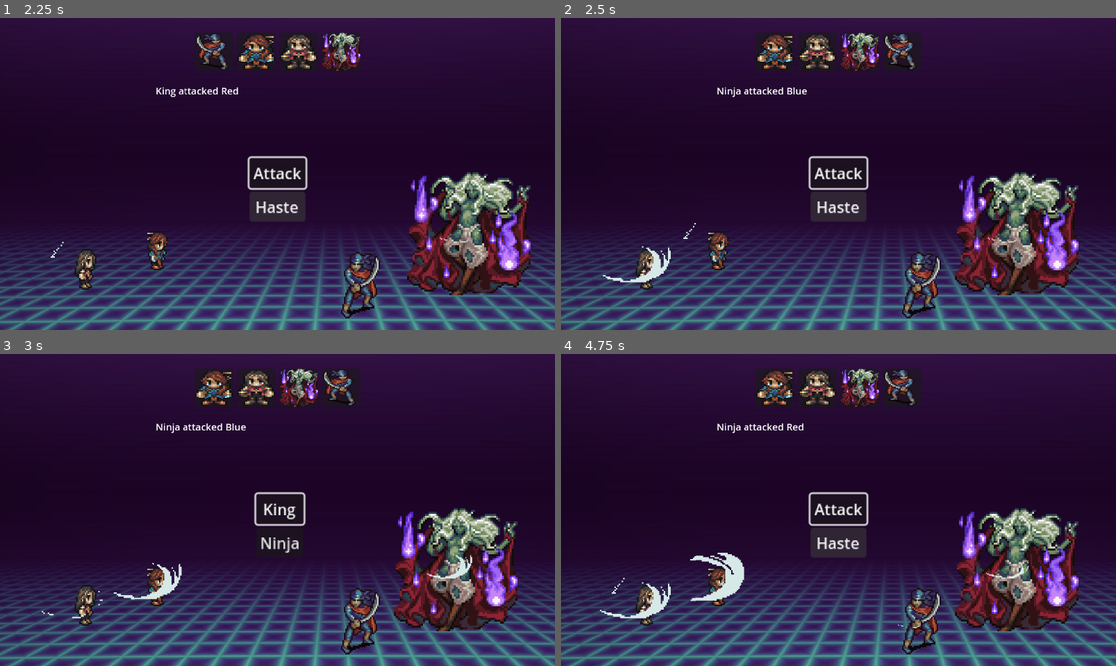
Above: before the commit, frames 1-4 (two rows, left to right).
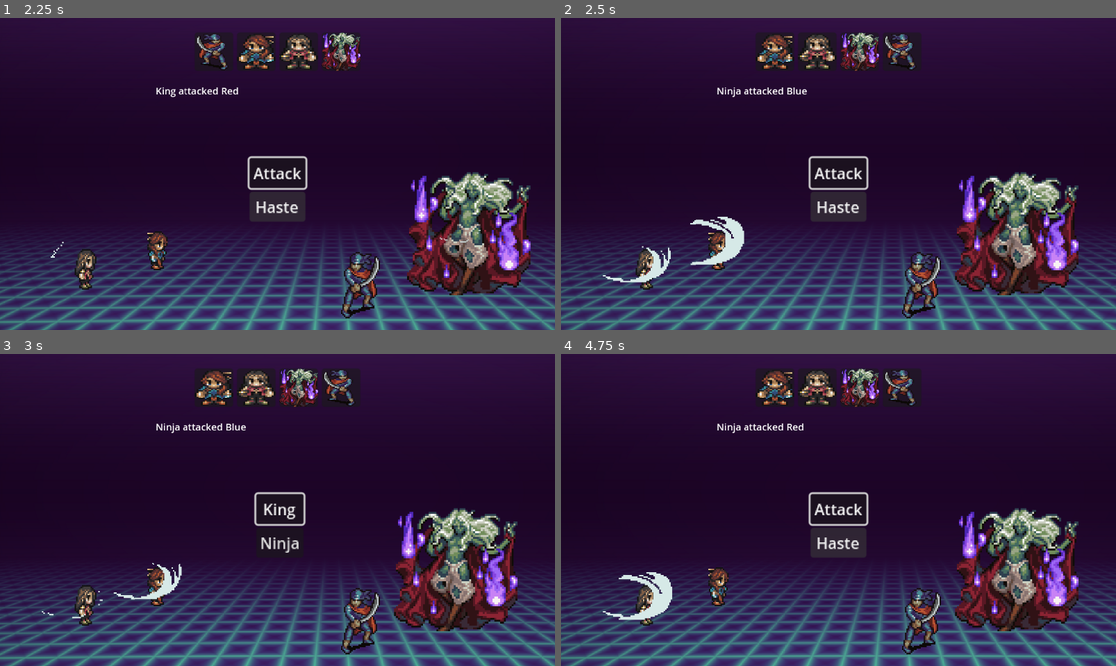
Above: after the commit, the same moments.

Repository: Bastinoroni96/bae_deleon_salangad_GameOutput4
Game: Godot game, scene res://battle_scene.tscn
Same seed, same stepped clock (60 frames per second), same inputs: the game is played once before the commit and once after it.
Inputs:
- Up to frame 1 (2.25 s): click "Attack" at 0.5 s; click "King" at 1.25 s; click "Haste" at 2 s
- Up to frame 2 (2.5 s): no input
- Up to frame 3 (3 s): click "Attack" at 2.75 s
- Up to frame 4 (4.75 s): click "Ninja" at 3.5 s; click "Haste" at 4.25 s

Frame 1 is identical in both runs. In frame 2, 0.7% of the frame differs, in the area x 22-85%, y 63-80%; in frame 3, 0.1%; in frame 4, 1.1%, in the area x 7-85%, y 63-88%.

Commit message:
FixedHasted

Diff:
--- a/Scenes/vfx.tscn
+++ b/Scenes/vfx.tscn
@@ -86,7 +86,7 @@
 tracks/6/interp = 1
 tracks/6/loop_wrap = true
 tracks/6/keys = {
-"times": PackedFloat32Array(1.33333),
+"times": PackedFloat32Array(1),
 "transitions": PackedFloat32Array(1),
 "values": [{
 "args": [],
@@ -102,6 +102,7 @@
 [node name="VFX" type="Sprite2D"]
 texture = ExtResource("1_d8bc4")
 hframes = 5
+frame = 1
 
 [node name="AnimationPlayer" type="AnimationPlayer" parent="."]
 libraries = {
--- a/Scripts/Character.gd
+++ b/Scripts/Character.gd
@@ -63,7 +63,6 @@
 	node.add_child(vfx)
 	if type == "":
 		return
-	print(type)
 	vfx.find_child("AnimationPlayer").play(type)
 #
 #
@@ -79,10 +78,10 @@
 		"Slow":
 			status = 2
 
-	print(queue)
-	for i in range(3):
-		queue.pop_back()
-	print(queue)
-	for i in range(3):
-		queue.append(queue[-1] + speed * status)
-	print(queue)
+	#print(queue)
+	#for i in range(3):
+		#queue.pop_back()
+	#print(queue)
+	#for i in range(3):
+		#queue.append(queue[-1] + speed * status)
+	#print(queue)
--- a/Scripts/battle_scene.gd
+++ b/Scripts/battle_scene.gd
@@ -76,7 +76,7 @@
 		return
 	var playerHit = players.pick_random()
 	update_announcement(playerHit.title)
-
+	print('asd')
 	attack()
 	pop_out()
 	playerHit.get_attacked()
--- a/Scripts/haste.gd
+++ b/Scripts/haste.gd
@@ -4,6 +4,6 @@
 
 
 func _on_pressed():
-	owner.set_status("Slash")
+	owner.set_status("slash")
 	owner.pop_out()
 	owner.next_attack()
